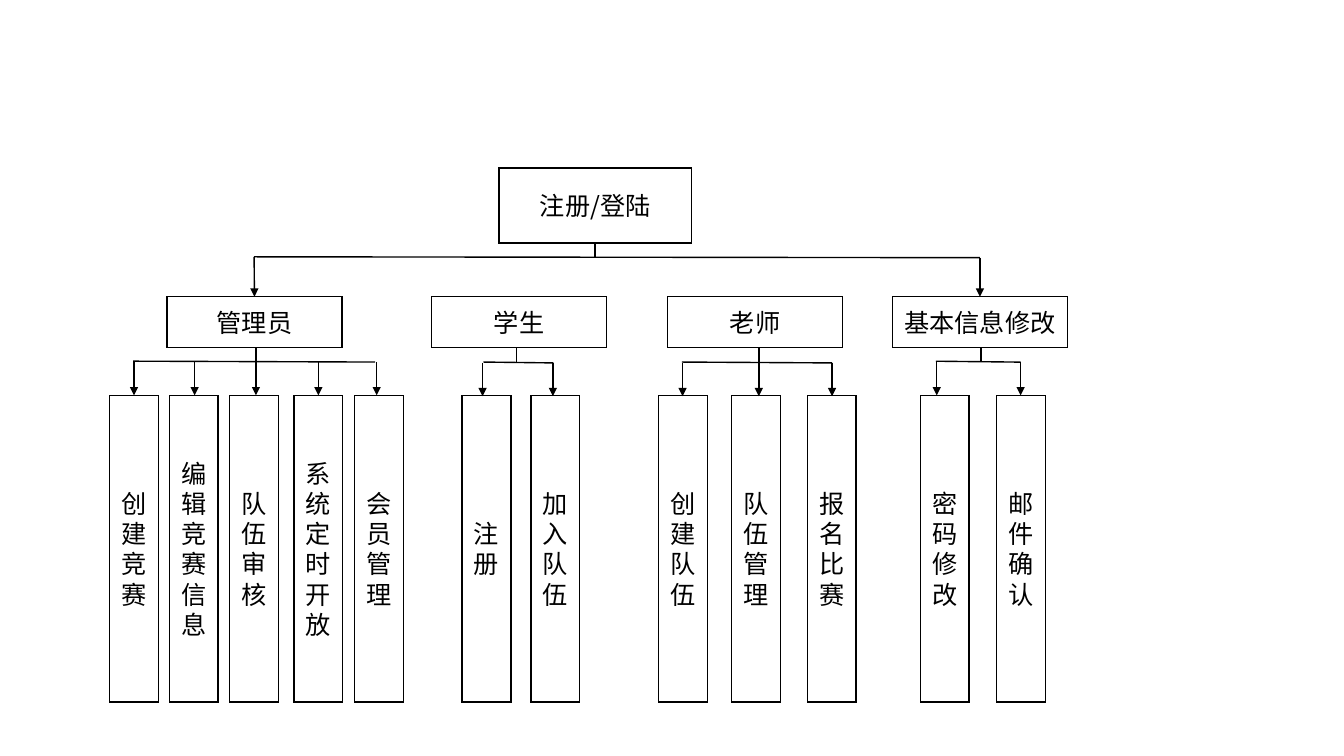
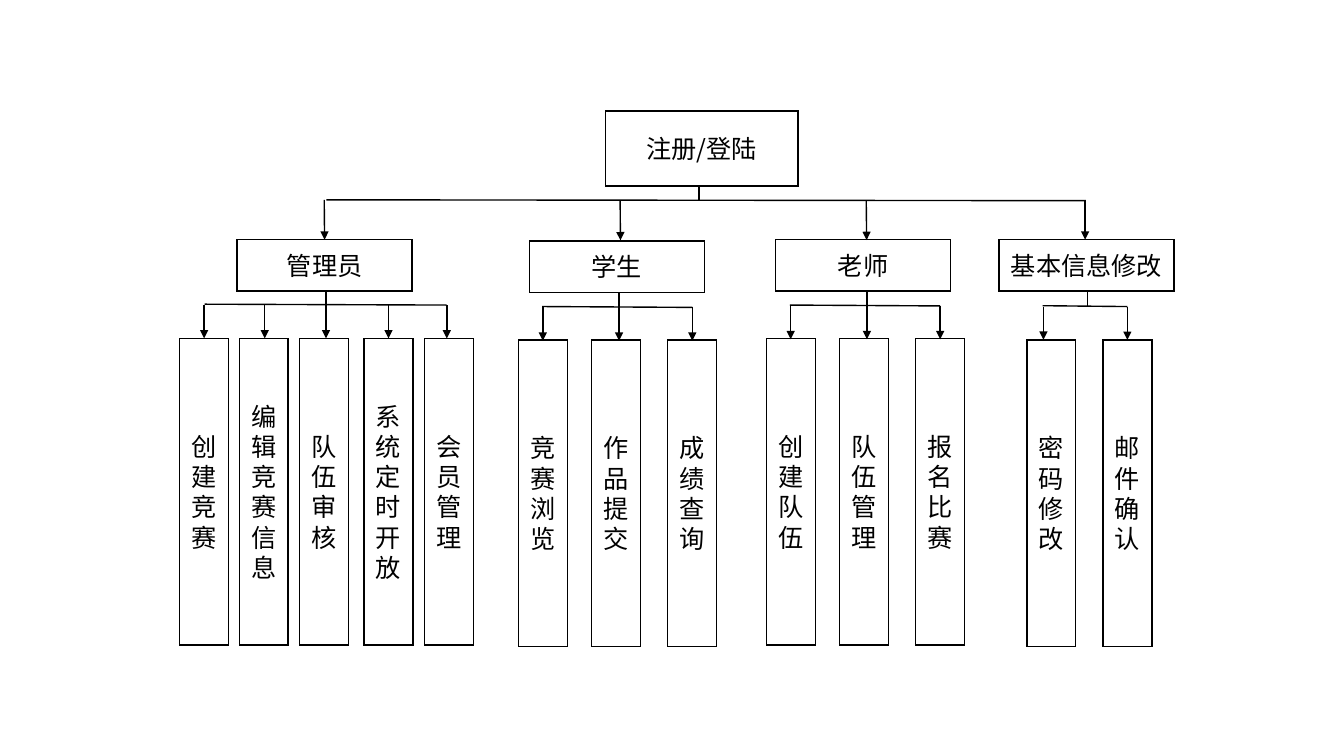
Before and after one commit to Hengliy/UndergraduateThesis, a slide deck: slide 4 of thesis/论文.pptx. Drawn at 1344x756 pixels with LibreOffice and Linux fonts; fonts in the diff are those of the drawing. Boxes give left, top, right and bottom in pixels: in the first picture for what was removed or moved away, otherwise in the second. Text is boxed around its words. In the diff, an @@ line names an element or a change of style, - is before the commit and + after.

```diff
--- a/thesis/论文.pptx
+++ b/thesis/论文.pptx
@@ 6 rectangles, 6 arrows, 1 line: place and size @@
-6 rectangles, 6 arrows, 1 line at <box>110,257,403,702</box>
+6 rectangles, 6 arrows, 1 line at <box>179,200,473,645</box>
@@ line moved from (254, 257) - (980, 258) to (327, 200) - (1086, 201) @@
@@ arrow added from (620, 201) to (621, 240), #000000 1 pt @@
@@ 5 rectangles, 4 arrows, 3 lines: place and size @@
-5 rectangles, 4 arrows, 3 lines at <box>499,168,1068,702</box>
+5 rectangles, 4 arrows, 3 lines at <box>606,111,1175,646</box>
@@ arrow added from (866, 201) to (867, 240), #000000 1 pt @@
@@ rectangle "学生": place and size @@
-rectangle "学生" at <box>432,296,607,348</box>
+rectangle "学生" at <box>529,241,705,292</box>
@@ line moved from (256, 348) - (256, 361) to (326, 290) - (326, 304) @@
@@ line added from (619, 292) to (619, 307), #000000 1 pt @@
@@ line moved from (759, 349) - (759, 362) to (867, 291) - (867, 306) @@
@@ line moved from (484, 362) - (554, 363) to (542, 307) - (693, 308) @@
@@ arrow moved from (554, 363) - (554, 396) to (543, 308) - (543, 341) @@
@@ arrow moved from (483, 363) - (483, 396) to (619, 308) - (619, 341) @@
@@ line moved from (517, 349) - (517, 362) to (693, 308) - (693, 341) @@
@@ line (693, 308) - (693, 341): line to arrow @@
@@ 3 rectangles, 2 arrows, 1 line: place and size @@
-3 rectangles, 2 arrows, 1 line at <box>658,296,843,702</box>
+3 rectangles, 2 arrows, 1 line at <box>767,240,952,645</box>
@@ rectangle added at <box>519,340,568,646</box>, fill #FFFFFF, outline #000000 1 pt, 18 pt, text #000000 @@
+竞赛浏览
@@ rectangle added at <box>592,340,640,646</box>, fill #FFFFFF, outline #000000 1 pt, 18 pt, text #000000 @@
+作品提交
@@ rectangle added at <box>667,340,716,646</box>, fill #FFFFFF, outline #000000 1 pt, 18 pt, text #000000 @@
+成绩查询
@@ rectangle removed at <box>463,395,511,702</box> @@
-注册
@@ rectangle removed at <box>531,395,580,702</box> @@
-加入队伍
```
Also in this commit, not shown: 5 slides added, 1 slide removed, 44 other files.
